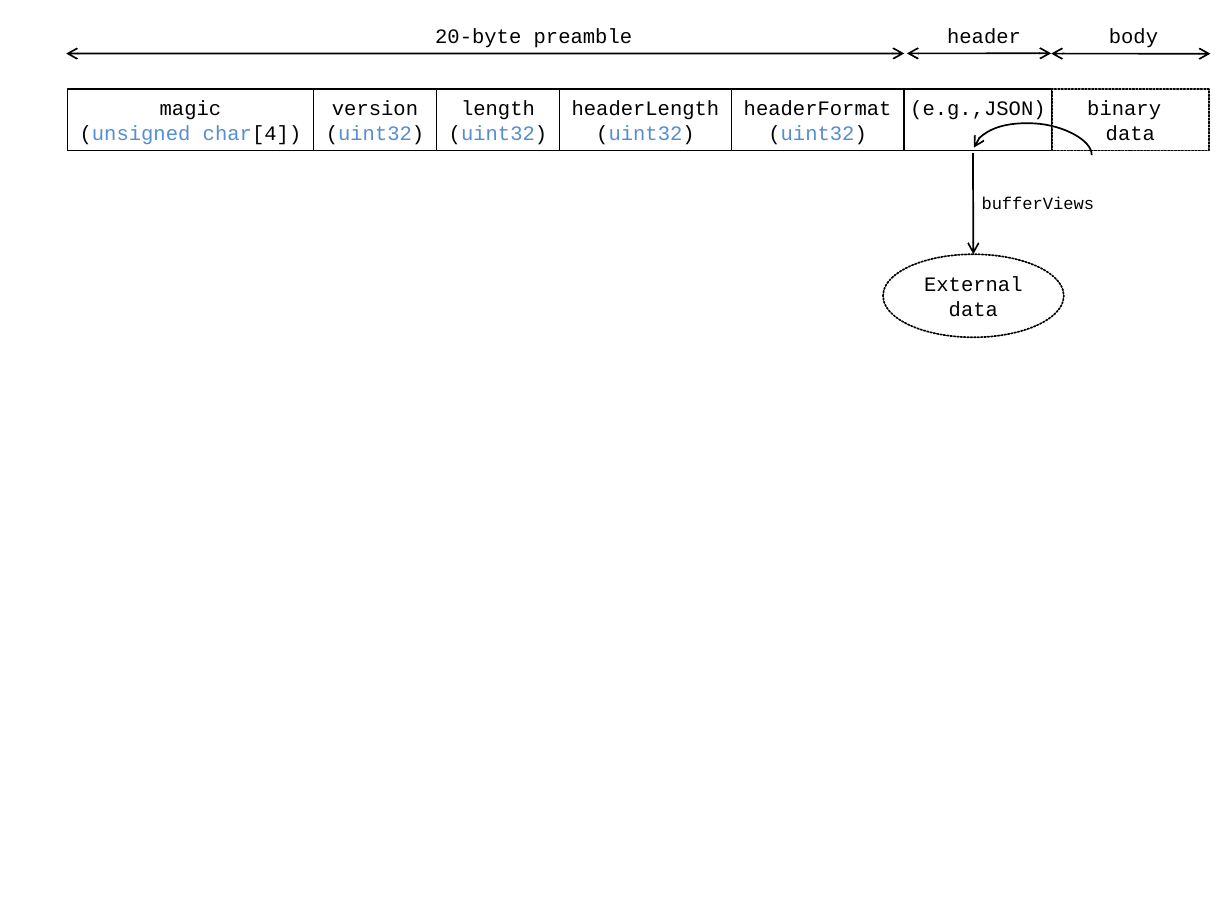
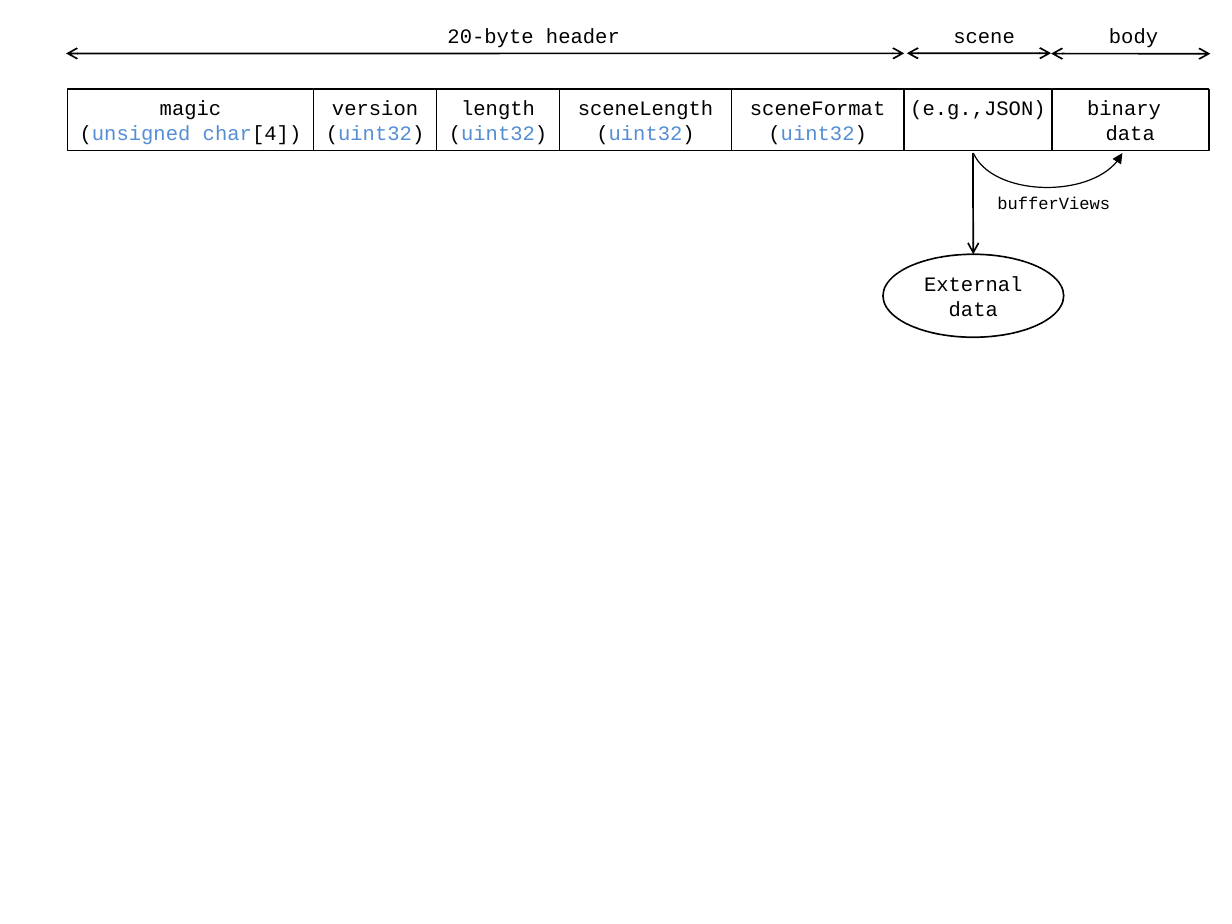
Before and after one commit to KhronosGroup/glTF, a slide deck: slide 1 of extensions/binary_glTF/Figures.pptx. Drawn at 1232x924 pixels with LibreOffice and Linux fonts; fonts in the diff are those of the drawing. Boxes give left, top, right and bottom in pixels: in the first picture for what was removed or moved away, otherwise in the second. Text is boxed around its words. In the diff, an @@ line names an element or a change of style, - is before the commit and + after.

```diff
--- a/extensions/binary_glTF/Figures.pptx
+++ b/extensions/binary_glTF/Figures.pptx
@@ text at (x1=447, y1=28, x2=620, y2=48): text changed @@
-20-byte preamble
+20-byte header
@@ text at (x1=953, y1=32, x2=1015, y2=44): text changed @@
-header
+scene
@@ text in rectangle at (x1=578, y1=101, x2=713, y2=120): text changed @@
-headerLength
+sceneLength
@@ text in rectangle at (x1=750, y1=101, x2=885, y2=116): text changed @@
-headerFormat
+sceneFormat
@@ curved arrow removed from (1092, 156) to (973, 148) @@
@@ freeform shape added at (x1=973, y1=153, x2=1122, y2=200), outline #000000 0.71 pt @@
@@ text "bufferViews" moved from (x1=982, y1=196, x2=1095, y2=209) to (x1=997, y1=197, x2=1110, y2=209) @@
```
Also in this commit, not shown: 2 other files.
